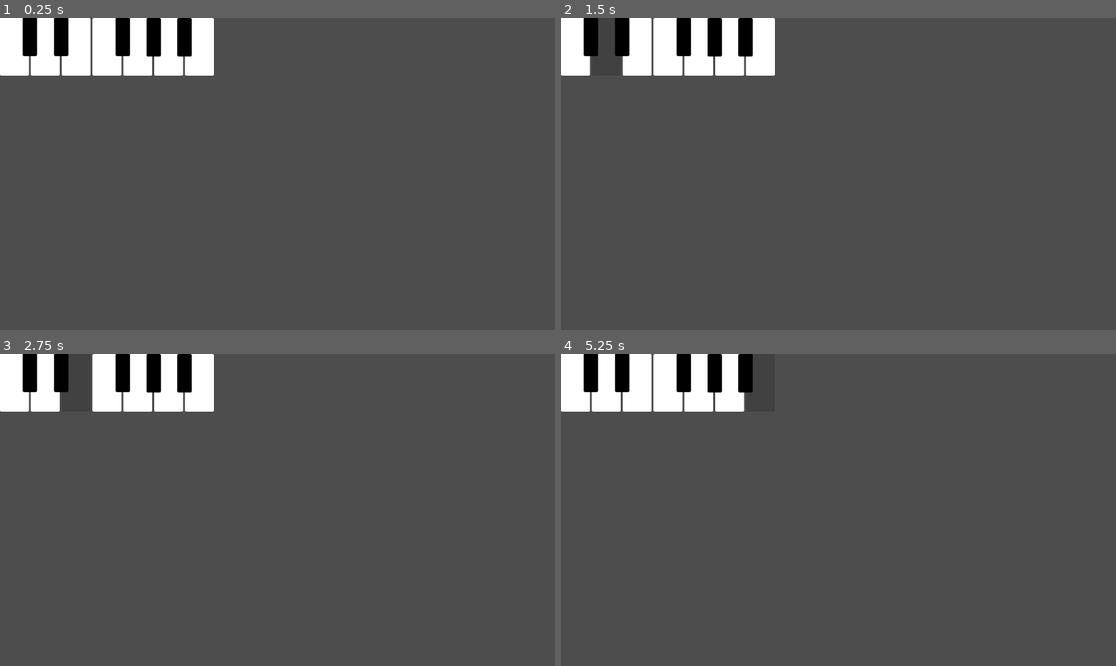
Above: before the commit, frames 1-4 (two rows, left to right).
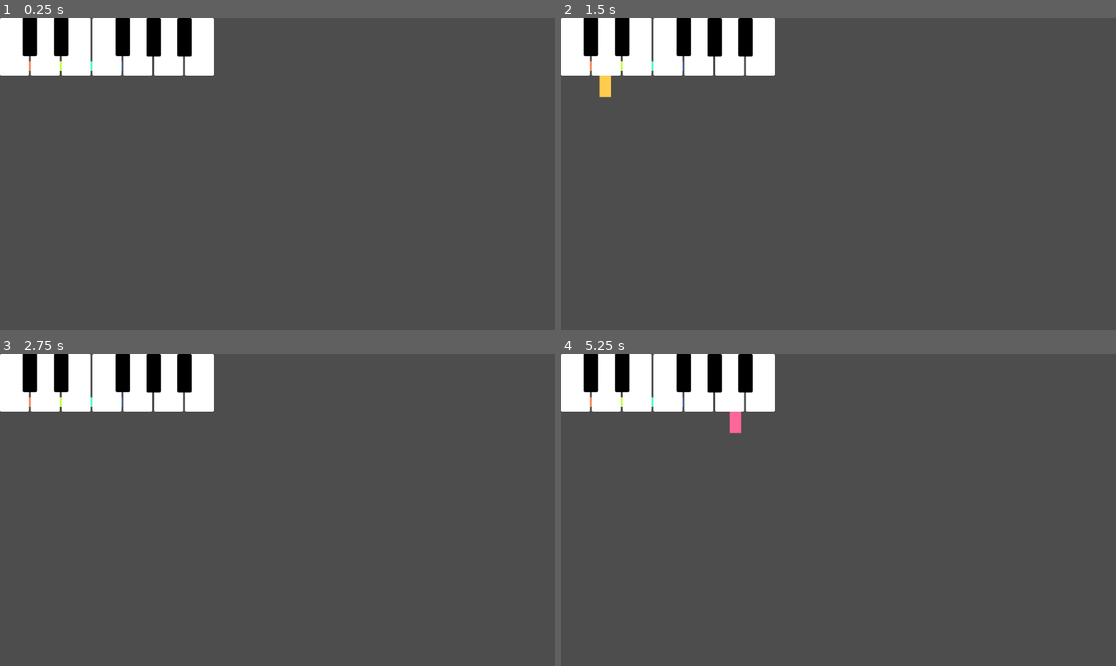
Above: after the commit, the same moments.

Repository: Askada21/Godot_Piano_Assignment-
Game: Godot game, scene res://piano.tscn
The game is run twice, just before and just after one commit, with the same random seed, the same clock (stepped at 60 frames per second) and the same inputs.
Inputs (mouse positions are in pixels of both pictures, inside the frame that each line leads up to):
- Up to frame 1 (0.25 s): no input
- Up to frame 2 (1.5 s): click (577, 46) at 0.5 s; click (605, 46) at 1.25 s
- Up to frame 3 (2.75 s): click (77, 382) at 2 s
- Up to frame 4 (5.25 s): click (666, 382) at 2.75 s; click (699, 382) at 3.5 s; click (727, 382) at 4.25 s; click (760, 382) at 5 s

The runs differ from the first frame. In frame 1, less than 0.1% of the frame differs, in the area x 0-23%, y 0-17%; in frame 2, 0.9%; in frame 3, 0.9%; in frame 4, 1.0%, in the area x 0-39%, y 0-26%.

Commit message:
Adjusted all colors for all bars and keys

Diff:
--- a/piano.gd
+++ b/piano.gd
@@ -1,6 +1,5 @@
 extends Node2D
 
-# single note player (or you can spawn many)
 var note_paths = {
 	# white keys
 	"C":  "res://sounds/C.wav",
@@ -12,14 +11,13 @@
 	"B":  "res://sounds/B.wav",
 
 	# black keys
-	"Cs": "res://sounds/Cs.wav", # C#
-	"Ds": "res://sounds/Ds.wav", # D#
-	"Fs": "res://sounds/Fs.wav", # F#
-	"Gs": "res://sounds/Gs.wav", # G#
-	"As": "res://sounds/As.wav"  # A#
+	"Cs": "res://sounds/Cs.wav",
+	"Ds": "res://sounds/Ds.wav",
+	"Fs": "res://sounds/Fs.wav",
+	"Gs": "res://sounds/Gs.wav",
+	"As": "res://sounds/As.wav"
 }
 
-# keyboard mapping
 var key_map = {
 	KEY_A: "C",
 	KEY_W: "Cs",
@@ -35,8 +33,6 @@
 	KEY_J: "B"
 }
 
-
-
 func play_note(note):
 	var p = AudioStreamPlayer.new()
 	add_child(p)
@@ -44,57 +40,49 @@
 	p.play()
 	p.finished.connect(p.queue_free)
 
-#handle keyboard from PC/mobile
+	var visualizer = get_node_or_null("Visualizer")
+	if visualizer:
+		visualizer.pulse_note(note)
+
+# handle keyboard from PC/mobile
 func _input(event):
-	if event is InputEventKey and event.pressed:
-		if event.keycode in key_map:
+	if event is InputEventKey and event.pressed and not event.echo:
+		if key_map.has(event.keycode):
 			play_note(key_map[event.keycode])
 
-#handle touch/click
+# handle touch/click
 func _on_c_pressed() -> void:
 	play_note("C")
 
 func _on_d_pressed() -> void:
 	play_note("D")
 
-
 func _on_e_pressed() -> void:
 	play_note("E")
-
-
 
 func _on_f_pressed() -> void:
 	play_note("F")
 
-
 func _on_g_pressed() -> void:
 	play_note("G")
-
-
 
 func _on_a_pressed() -> void:
 	play_note("A")
 
-
 func _on_b_pressed() -> void:
 	play_note("B")
-
 
 func _on_cs_pressed() -> void:
 	play_note("Cs")
 
-
 func _on_ds_pressed() -> void:
 	play_note("Ds")
-
 
 func _on_fs_pressed() -> void:
 	play_note("Fs")
 
-
 func _on_gs_pressed() -> void:
 	play_note("Gs")
 
-
 func _on_as_pressed() -> void:
 	play_note("As")
--- a/piano.tscn
+++ b/piano.tscn
@@ -1,6 +1,7 @@
 [gd_scene format=3 uid="uid://cr47k6balxymh"]
 
 [ext_resource type="Script" uid="uid://6sketfaucrk4" path="res://piano.gd" id="1_onqjq"]
+[ext_resource type="Script" uid="uid://caopkhguy7kpf" path="res://visualizer.gd" id="2_rkxpl"]
 
 [sub_resource type="StyleBoxFlat" id="StyleBoxFlat_a3umd"]
 content_margin_left = 4.0
@@ -14,7 +15,295 @@
 corner_radius_bottom_left = 3
 corner_detail = 5
 
+[sub_resource type="StyleBoxFlat" id="StyleBoxFlat_rkxpl"]
+content_margin_left = 4.0
+content_margin_top = 4.0
+content_margin_right = 4.0
+content_margin_bottom = 4.0
+bg_color = Color(1, 0.3019608, 0.3019608, 1)
+corner_radius_top_left = 3
+corner_radius_top_right = 3
+corner_radius_bottom_right = 3
+corner_radius_bottom_left = 3
+corner_detail = 5
+
+[sub_resource type="StyleBoxFlat" id="StyleBoxFlat_ys1d8"]
+content_margin_left = 4.0
+content_margin_top = 4.0
+content_margin_right = 4.0
+content_margin_bottom = 4.0
+bg_color = Color(1, 1, 1, 1)
+corner_radius_top_left = 3
+corner_radius_top_right = 3
+corner_radius_bottom_right = 3
+corner_radius_bottom_left = 3
+corner_detail = 5
+
+[sub_resource type="StyleBoxFlat" id="StyleBoxFlat_vetfv"]
+content_margin_left = 4.0
+content_margin_top = 4.0
+content_margin_right = 4.0
+content_margin_bottom = 4.0
+bg_color = Color(1, 0.8, 0.3019608, 1)
+corner_radius_top_left = 3
+corner_radius_top_right = 3
+corner_radius_bottom_right = 3
+corner_radius_bottom_left = 3
+corner_detail = 5
+
+[sub_resource type="StyleBoxFlat" id="StyleBoxFlat_dil3f"]
+content_margin_left = 4.0
+content_margin_top = 4.0
+content_margin_right = 4.0
+content_margin_bottom = 4.0
+bg_color = Color(1, 1, 1, 1)
+corner_radius_top_left = 3
+corner_radius_top_right = 3
+corner_radius_bottom_right = 3
+corner_radius_bottom_left = 3
+corner_detail = 5
+
+[sub_resource type="StyleBoxFlat" id="StyleBoxFlat_doij8"]
+content_margin_left = 4.0
+content_margin_top = 4.0
+content_margin_right = 4.0
+content_margin_bottom = 4.0
+bg_color = Color(0.4, 1, 0.4, 1)
+corner_radius_top_left = 3
+corner_radius_top_right = 3
+corner_radius_bottom_right = 3
+corner_radius_bottom_left = 3
+corner_detail = 5
+
+[sub_resource type="StyleBoxFlat" id="StyleBoxFlat_avuo0"]
+content_margin_left = 4.0
+content_margin_top = 4.0
+content_margin_right = 4.0
+content_margin_bottom = 4.0
+bg_color = Color(1, 1, 1, 1)
+corner_radius_top_left = 3
+corner_radius_top_right = 3
+corner_radius_bottom_right = 3
+corner_radius_bottom_left = 3
+corner_detail = 5
+
+[sub_resource type="StyleBoxFlat" id="StyleBoxFlat_l6773"]
+content_margin_left = 4.0
+content_margin_top = 4.0
+content_margin_right = 4.0
+content_margin_bottom = 4.0
+bg_color = Color(0.3019608, 1, 0.8, 1)
+corner_radius_top_left = 3
+corner_radius_top_right = 3
+corner_radius_bottom_right = 3
+corner_radius_bottom_left = 3
+corner_detail = 5
+
+[sub_resource type="StyleBoxFlat" id="StyleBoxFlat_6gcyj"]
+content_margin_left = 4.0
+content_margin_top = 4.0
+content_margin_right = 4.0
+content_margin_bottom = 4.0
+bg_color = Color(1, 1, 1, 1)
+corner_radius_top_left = 3
+corner_radius_top_right = 3
+corner_radius_bottom_right = 3
+corner_radius_bottom_left = 3
+corner_detail = 5
+
+[sub_resource type="StyleBoxFlat" id="StyleBoxFlat_x8v5p"]
+content_margin_left = 4.0
+content_margin_top = 4.0
+content_margin_right = 4.0
+content_margin_bottom = 4.0
+bg_color = Color(0.3019608, 0.5019608, 1, 1)
+corner_radius_top_left = 3
+corner_radius_top_right = 3
+corner_radius_bottom_right = 3
+corner_radius_bottom_left = 3
+corner_detail = 5
+
+[sub_resource type="StyleBoxFlat" id="StyleBoxFlat_6i7mj"]
+content_margin_left = 4.0
+content_margin_top = 4.0
+content_margin_right = 4.0
+content_margin_bottom = 4.0
+bg_color = Color(1, 1, 1, 1)
+corner_radius_top_left = 3
+corner_radius_top_right = 3
+corner_radius_bottom_right = 3
+corner_radius_bottom_left = 3
+corner_detail = 5
+
+[sub_resource type="StyleBoxFlat" id="StyleBoxFlat_26p8e"]
+content_margin_left = 4.0
+content_margin_top = 4.0
+content_margin_right = 4.0
+content_margin_bottom = 4.0
+bg_color = Color(0.8, 0.3019608, 1, 1)
+corner_radius_top_left = 3
+corner_radius_top_right = 3
+corner_radius_bottom_right = 3
+corner_radius_bottom_left = 3
+corner_detail = 5
+
+[sub_resource type="StyleBoxFlat" id="StyleBoxFlat_vg8sg"]
+content_margin_left = 4.0
+content_margin_top = 4.0
+content_margin_right = 4.0
+content_margin_bottom = 4.0
+bg_color = Color(1, 1, 1, 1)
+corner_radius_top_left = 3
+corner_radius_top_right = 3
+corner_radius_bottom_right = 3
+corner_radius_bottom_left = 3
+corner_detail = 5
+
+[sub_resource type="StyleBoxFlat" id="StyleBoxFlat_40a3g"]
+content_margin_left = 4.0
+content_margin_top = 4.0
+content_margin_right = 4.0
+content_margin_bottom = 4.0
+bg_color = Color(1, 0.4, 0.6, 1)
+corner_radius_top_left = 3
+corner_radius_top_right = 3
+corner_radius_bottom_right = 3
+corner_radius_bottom_left = 3
+corner_detail = 5
+
+[sub_resource type="StyleBoxFlat" id="StyleBoxFlat_3qldn"]
+content_margin_left = 4.0
+content_margin_top = 4.0
+content_margin_right = 4.0
+content_margin_bottom = 4.0
+bg_color = Color(1, 1, 1, 1)
+corner_radius_top_left = 3
+corner_radius_top_right = 3
+corner_radius_bottom_right = 3
+corner_radius_bottom_left = 3
+corner_detail = 5
+
 [sub_resource type="StyleBoxFlat" id="StyleBoxFlat_onqjq"]
+content_margin_left = 4.0
+content_margin_top = 4.0
+content_margin_right = 4.0
+content_margin_bottom = 4.0
+bg_color = Color(0, 0, 0, 1)
+corner_radius_top_left = 3
+corner_radius_top_right = 3
+corner_radius_bottom_right = 3
+corner_radius_bottom_left = 3
+corner_detail = 5
+
+[sub_resource type="StyleBoxFlat" id="StyleBoxFlat_yglpy"]
+content_margin_left = 4.0
+content_margin_top = 4.0
+content_margin_right = 4.0
+content_margin_bottom = 4.0
+bg_color = Color(1, 0.5019608, 0.3019608, 1)
+corner_radius_top_left = 3
+corner_radius_top_right = 3
+corner_radius_bottom_right = 3
+corner_radius_bottom_left = 3
+corner_detail = 5
+
+[sub_resource type="StyleBoxFlat" id="StyleBoxFlat_34k2k"]
+content_margin_left = 4.0
+content_margin_top = 4.0
+content_margin_right = 4.0
+content_margin_bottom = 4.0
+bg_color = Color(0, 0, 0, 1)
+corner_radius_top_left = 3
+corner_radius_top_right = 3
+corner_radius_bottom_right = 3
+corner_radius_bottom_left = 3
+corner_detail = 5
+
+[sub_resource type="StyleBoxFlat" id="StyleBoxFlat_muobo"]
+content_margin_left = 4.0
+content_margin_top = 4.0
+content_margin_right = 4.0
+content_margin_bottom = 4.0
+bg_color = Color(0.8, 1, 0.3019608, 1)
+corner_radius_top_left = 3
+corner_radius_top_right = 3
+corner_radius_bottom_right = 3
+corner_radius_bottom_left = 3
+corner_detail = 5
+
+[sub_resource type="StyleBoxFlat" id="StyleBoxFlat_exwpx"]
+content_margin_left = 4.0
+content_margin_top = 4.0
+content_margin_right = 4.0
+content_margin_bottom = 4.0
+bg_color = Color(0, 0, 0, 1)
+corner_radius_top_left = 3
+corner_radius_top_right = 3
+corner_radius_bottom_right = 3
+corner_radius_bottom_left = 3
+corner_detail = 5
+
+[sub_resource type="StyleBoxFlat" id="StyleBoxFlat_p1826"]
+content_margin_left = 4.0
+content_margin_top = 4.0
+content_margin_right = 4.0
+content_margin_bottom = 4.0
+bg_color = Color(0.3019608, 0.8, 1, 1)
+corner_radius_top_left = 3
+corner_radius_top_right = 3
+corner_radius_bottom_right = 3
+corner_radius_bottom_left = 3
+corner_detail = 5
+
+[sub_resource type="StyleBoxFlat" id="StyleBoxFlat_yoeto"]
+content_margin_left = 4.0
+content_margin_top = 4.0
+content_margin_right = 4.0
+content_margin_bottom = 4.0
+bg_color = Color(0, 0, 0, 1)
+corner_radius_top_left = 3
+corner_radius_top_right = 3
+corner_radius_bottom_right = 3
+corner_radius_bottom_left = 3
+corner_detail = 5
+
+[sub_resource type="StyleBoxFlat" id="StyleBoxFlat_p8ygx"]
+content_margin_left = 4.0
+content_margin_top = 4.0
+content_margin_right = 4.0
+content_margin_bottom = 4.0
+bg_color = Color(0.6, 0.4, 1, 1)
+corner_radius_top_left = 3
+corner_radius_top_right = 3
+corner_radius_bottom_right = 3
+corner_radius_bottom_left = 3
+corner_detail = 5
+
+[sub_resource type="StyleBoxFlat" id="StyleBoxFlat_mtnpl"]
+content_margin_left = 4.0
+content_margin_top = 4.0
+content_margin_right = 4.0
+content_margin_bottom = 4.0
+bg_color = Color(0, 0, 0, 1)
+corner_radius_top_left = 3
+corner_radius_top_right = 3
+corner_radius_bottom_right = 3
+corner_radius_bottom_left = 3
+corner_detail = 5
+
+[sub_resource type="StyleBoxFlat" id="StyleBoxFlat_dilgq"]
+content_margin_left = 4.0
+content_margin_top = 4.0
+content_margin_right = 4.0
+content_margin_bottom = 4.0
+bg_color = Color(1, 0.3019608, 0.8, 1)
+corner_radius_top_left = 3
+corner_radius_top_right = 3
+corner_radius_bottom_right = 3
+corner_radius_bottom_left = 3
+corner_detail = 5
+
+[sub_resource type="StyleBoxFlat" id="StyleBoxFlat_v8tgl"]
 content_margin_left = 4.0
 content_margin_top = 4.0
 content_margin_right = 4.0
@@ -30,75 +319,100 @@
 script = ExtResource("1_onqjq")
 
 [node name="Visualizer" type="Control" parent="." unique_id=2140253119]
+custom_minimum_size = Vector2(0, 180)
 layout_mode = 3
 anchors_preset = 0
-offset_right = 40.0
-offset_bottom = 40.0
+offset_right = 1000.0
+offset_bottom = 180.0
+mouse_filter = 2
+script = ExtResource("2_rkxpl")
 
 [node name="Bars" type="Control" parent="Visualizer" unique_id=18753228]
-anchors_preset = 0
-offset_right = 40.0
-offset_bottom = 40.0
+layout_mode = 1
+anchors_preset = 15
+anchor_right = 1.0
+anchor_bottom = 1.0
+offset_right = 1252.0
+offset_bottom = 140.0
+grow_horizontal = 2
+grow_vertical = 2
 
 [node name="Bar0" type="ColorRect" parent="Visualizer/Bars" unique_id=1961838823]
+custom_minimum_size = Vector2(24, 20)
 layout_mode = 0
 offset_right = 40.0
 offset_bottom = 40.0
 
 [node name="Bar1" type="ColorRect" parent="Visualizer/Bars" unique_id=1360554628]
+custom_minimum_size = Vector2(24, 20)
 layout_mode = 0
 offset_right = 40.0
 offset_bottom = 40.0
 
 [node name="Bar2" type="ColorRect" parent="Visualizer/Bars" unique_id=512110869]
+custom_minimum_size = Vector2(24, 20)
 layout_mode = 0
 offset_right = 40.0
 offset_bottom = 40.0
 
 [node name="Bar3" type="ColorRect" parent="Visualizer/Bars" unique_id=1181836716]
+custom_minimum_size = Vector2(24, 20)
 layout_mode = 0
 offset_right = 40.0
 offset_bottom = 40.0
 
 [node name="Bar4" type="ColorRect" parent="Visualizer/Bars" unique_id=1825645534]
+custom_minimum_size = Vector2(24, 20)
 layout_mode = 0
 offset_right = 40.0
 offset_bottom = 40.0
 
 [node name="Bar5" type="ColorRect" parent="Visualizer/Bars" unique_id=636488408]
+custom_minimum_size = Vector2(24, 20)
 layout_mode = 0
 offset_right = 40.0
 offset_bottom = 40.0
 
 [node name="Bar6" type="ColorRect" parent="Visualizer/Bars" unique_id=1985951858]
+custom_minimum_size = Vector2(24, 20)
 layout_mode = 0
 offset_right = 40.0
 offset_bottom = 40.0
 
 [node name="Bar7" type="ColorRect" parent="Visualizer/Bars" unique_id=1128088973]
+custom_minimum_size = Vector2(24, 20)
 layout_mode = 0
 offset_right = 40.0
 offset_bottom = 40.0
 
 [node name="Bar8" type="ColorRect" parent="Visualizer/Bars" unique_id=570529070]
+custom_minimum_size = Vector2(24, 20)
 layout_mode = 0
 offset_right = 40.0
 offset_bottom = 40.0
 
 [node name="Bar9" type="ColorRect" parent="Visualizer/Bars" unique_id=940088481]
+custom_minimum_size = Vector2(24, 20)
 layout_mode = 0
 offset_right = 40.0
 offset_bottom = 40.0
 
 [node name="Bar10" type="ColorRect" parent="Visualizer/Bars" unique_id=392690257]
-layout_mode = 0
-offset_right = 40.0
-offset_bottom = 40.0
+custom_minimum_size = Vector2(24, 20)
+layout_mode = 0
+offset_left = 280.0
+offset_right = 304.0
+offset_bottom = 200.0
 
 [node name="Bar11" type="ColorRect" parent="Visualizer/Bars" unique_id=1404514846]
-layout_mode = 0
-offset_right = 40.0
-offset_bottom = 40.0
+custom_minimum_size = Vector2(24, 20)
+layout_mode = 1
+anchors_preset = 10
+anchor_right = 1.0
+offset_left = 308.0
+offset_right = -1920.0
+offset_bottom = 200.0
+grow_horizontal = 2
 
 [node name="Keyboard" type="Control" parent="." unique_id=1215975832]
 layout_mode = 3
@@ -115,36 +429,50 @@
 custom_minimum_size = Vector2(60, 120)
 layout_mode = 2
 theme_override_styles/normal = SubResource("StyleBoxFlat_a3umd")
+theme_override_styles/pressed = SubResource("StyleBoxFlat_rkxpl")
+theme_override_styles/hover = SubResource("StyleBoxFlat_ys1d8")
 
 [node name="D" type="Button" parent="Keyboard/WhiteKeys" unique_id=1770957614]
 custom_minimum_size = Vector2(60, 120)
 layout_mode = 2
 theme_override_styles/normal = SubResource("StyleBoxFlat_a3umd")
+theme_override_styles/pressed = SubResource("StyleBoxFlat_vetfv")
+theme_override_styles/hover = SubResource("StyleBoxFlat_dil3f")
 
 [node name="E" type="Button" parent="Keyboard/WhiteKeys" unique_id=773070990]
 custom_minimum_size = Vector2(60, 120)
 layout_mode = 2
 theme_override_styles/normal = SubResource("StyleBoxFlat_a3umd")
+theme_override_styles/pressed = SubResource("StyleBoxFlat_doij8")
+theme_override_styles/hover = SubResource("StyleBoxFlat_avuo0")
 
 [node name="F" type="Button" parent="Keyboard/WhiteKeys" unique_id=624873995]
 custom_minimum_size = Vector2(60, 120)
 layout_mode = 2
 theme_override_styles/normal = SubResource("StyleBoxFlat_a3umd")
+theme_override_styles/pressed = SubResource("StyleBoxFlat_l6773")
+theme_override_styles/hover = SubResource("StyleBoxFlat_6gcyj")
 
 [node name="G" type="Button" parent="Keyboard/WhiteKeys" unique_id=891137536]
 custom_minimum_size = Vector2(60, 120)
 layout_mode = 2
 theme_override_styles/normal = SubResource("StyleBoxFlat_a3umd")
+theme_override_styles/pressed = SubResource("StyleBoxFlat_x8v5p")
+theme_override_styles/hover = SubResource("StyleBoxFlat_6i7mj")
 
 [node name="A" type="Button" parent="Keyboard/WhiteKeys" unique_id=610285553]
 custom_minimum_size = Vector2(60, 120)
 layout_mode = 2
 theme_override_styles/normal = SubResource("StyleBoxFlat_a3umd")
+theme_override_styles/pressed = SubResource("StyleBoxFlat_26p8e")
+theme_override_styles/hover = SubResource("StyleBoxFlat_vg8sg")
 
 [node name="B" type="Button" parent="Keyboard/WhiteKeys" unique_id=601088375]
 custom_minimum_size = Vector2(60, 120)
 layout_mode = 2
 theme_override_styles/normal = SubResource("StyleBoxFlat_a3umd")
+theme_override_styles/pressed = SubResource("StyleBoxFlat_40a3g")
+theme_override_styles/hover = SubResource("StyleBoxFlat_3qldn")
 
 [node name="BlackKeys" type="Control" parent="Keyboard" unique_id=1096701713]
 anchors_preset = 0
@@ -158,6 +486,8 @@
 offset_right = 77.0
 offset_bottom = 79.0
 theme_override_styles/normal = SubResource("StyleBoxFlat_onqjq")
+theme_override_styles/pressed = SubResource("StyleBoxFlat_yglpy")
+theme_override_styles/hover = SubResource("StyleBoxFlat_34k2k")
 
 [node name="Ds" type="Button" parent="Keyboard/BlackKeys" unique_id=1379020272]
 layout_mode = 0
@@ -166,6 +496,8 @@
 offset_right = 142.0
 offset_bottom = 79.0
 theme_override_styles/normal = SubResource("StyleBoxFlat_onqjq")
+theme_override_styles/pressed = SubResource("StyleBoxFlat_muobo")
+theme_override_styles/hover = SubResource("StyleBoxFlat_exwpx")
 
 [node name="Fs" type="Button" parent="Keyboard/BlackKeys" unique_id=1616442942]
 layout_mode = 0
@@ -174,6 +506,8 @@
 offset_right = 270.0
 offset_bottom = 79.0
 theme_override_styles/normal = SubResource("StyleBoxFlat_onqjq")
+theme_override_styles/pressed = SubResource("StyleBoxFlat_p1826")
+theme_override_styles/hover = SubResource("StyleBoxFlat_yoeto")
 
 [node name="Gs" type="Button" parent="Keyboard/BlackKeys" unique_id=813438746]
 layout_mode = 0
@@ -181,6 +515,8 @@
 offset_right = 334.0
 offset_bottom = 80.0
 theme_override_styles/normal = SubResource("StyleBoxFlat_onqjq")
+theme_override_styles/pressed = SubResource("StyleBoxFlat_p8ygx")
+theme_override_styles/hover = SubResource("StyleBoxFlat_mtnpl")
 
 [node name="As" type="Button" parent="Keyboard/BlackKeys" unique_id=244649240]
 layout_mode = 0
@@ -188,6 +524,8 @@
 offset_right = 398.0
 offset_bottom = 80.0
 theme_override_styles/normal = SubResource("StyleBoxFlat_onqjq")
+theme_override_styles/pressed = SubResource("StyleBoxFlat_dilgq")
+theme_override_styles/hover = SubResource("StyleBoxFlat_v8tgl")
 
 [node name="Player" type="AudioStreamPlayer2D" parent="." unique_id=1246453898]
 
--- /dev/null
+++ b/visualizer.gd
@@ -0,0 +1,74 @@
+extends Control
+
+@onready var bars = $Bars.get_children()
+
+var energies: Array[float] = []
+
+var note_to_bar = {
+	"C": 0,
+	"Cs": 1,
+	"D": 2,
+	"Ds": 3,
+	"E": 4,
+	"F": 5,
+	"Fs": 6,
+	"G": 7,
+	"Gs": 8,
+	"A": 9,
+	"As": 10,
+	"B": 11
+}
+
+var bar_colors = [
+	Color("ff4d4dff"),
+	Color("ff804dff"),
+	Color("ffcc4dff"),
+	Color("ccff4dff"),
+	Color("66ff66ff"),
+	Color("4dffccff"),
+	Color("4dccffff"),
+	Color("4d80ffff"),
+	Color("9966ffff"),
+	Color("cc4dffff"),
+	Color("ff4dccff"),
+	Color("ff6699ff")
+]
+
+const BAR_WIDTH := 24.0
+const BAR_GAP := 6.0
+const MIN_HEIGHT := 20.0
+const MAX_HEIGHT := 140.0
+const TOP_MARGIN := 90.0
+const LEFT_MARGIN := 20.0
+
+func _ready():
+	energies.resize(bars.size())
+	for i in range(bars.size()):
+		energies[i] = 0.0
+		var bar = bars[i]
+		if bar is ColorRect:
+			bar.color = bar_colors[i % bar_colors.size()]
+		if bar is Control:
+			bar.position = Vector2(LEFT_MARGIN + i * (BAR_WIDTH + BAR_GAP), TOP_MARGIN)
+			bar.size = Vector2(BAR_WIDTH, MIN_HEIGHT)
+
+func pulse_note(note: String):
+	if note_to_bar.has(note):
+		var i = note_to_bar[note]
+		energies[i] = 1.0
+
+		if i - 1 >= 0:
+			energies[i - 1] = max(energies[i - 1], 0.45)
+		if i + 1 < energies.size():
+			energies[i + 1] = max(energies[i + 1], 0.45)
+
+func _process(delta):
+	for i in range(energies.size()):
+		energies[i] = move_toward(energies[i], 0.0, delta * 3.0)
+
+		var h = MIN_HEIGHT + energies[i] * (MAX_HEIGHT - MIN_HEIGHT)
+		var bar = bars[i]
+
+		if bar is Control:
+			bar.position = Vector2(LEFT_MARGIN + i * (BAR_WIDTH + BAR_GAP), TOP_MARGIN)
+			bar.size = Vector2(BAR_WIDTH, h)
Not shown, added: visualizer.gd.uid
